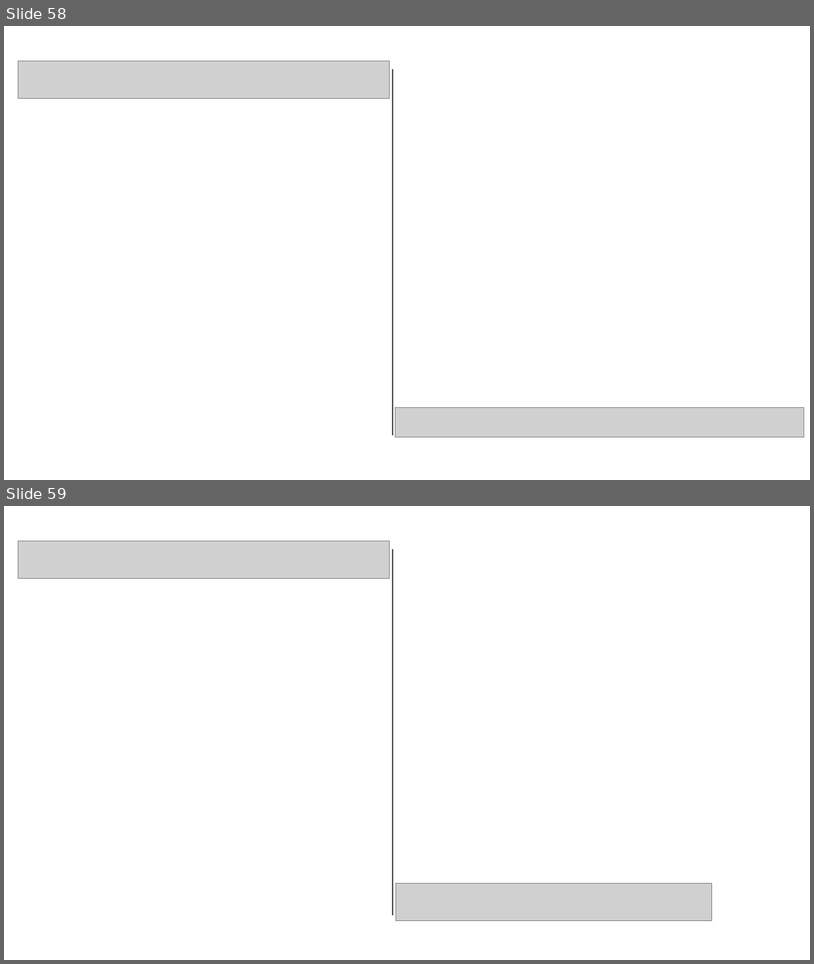
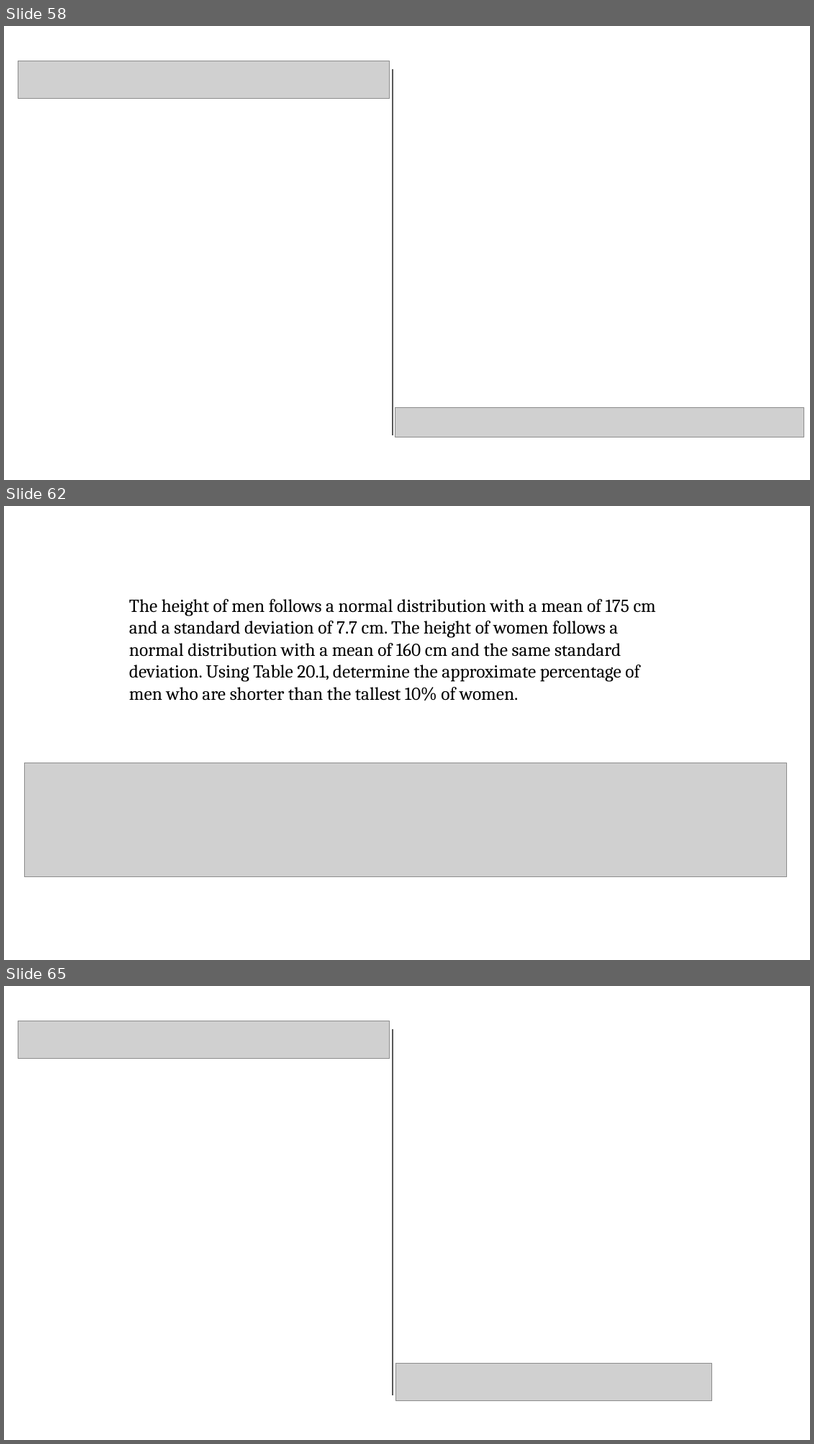
Before and after one commit to pvermees/geostats, a slide deck: slides/quizzes.odp. Shown one above the other, each under a label of ours: slides 58 and 59 before the commit, slides 58, 62 and 65 after it; the slides between them are not shown. The pictures are 814x964 and 814x1444 pixels, drawn with LibreOffice and Linux fonts; fonts in the diff are those of the drawing; grey boxes stand for pictures. Boxes give left, top, right and bottom in pixels: in the first picture for what was removed or moved away, otherwise in the second. Text is boxed around its words. In the diff, an @@ line names an element or a change of style, - is before the commit and + after.

Commit message:
Updated normal distribution table

```diff
--- a/slides/quizzes.odp
+++ b/slides/quizzes.odp
@@ slide 62 added at (4, 506, 810, 960), background #FFFFFF @@
@@ text added at (129, 599, 656, 700), 18 pt, text #000000 @@
+The height of men follows a normal distribution with a mean of 175 cm and a standard deviation of 7.7 cm. The height of women follows a normal distribution with a mean of 160 cm and the same standard deviation. Using Table 20.1, determine the approximate percentage of men who are shorter than the tallest 10% of women.
@@ picture added at (24, 763, 787, 877) @@
@@ what was slide 59 is now slide 65 @@
```
Also in this commit, not shown: 10 slides changed, 5 other slides added, 4 other files.
